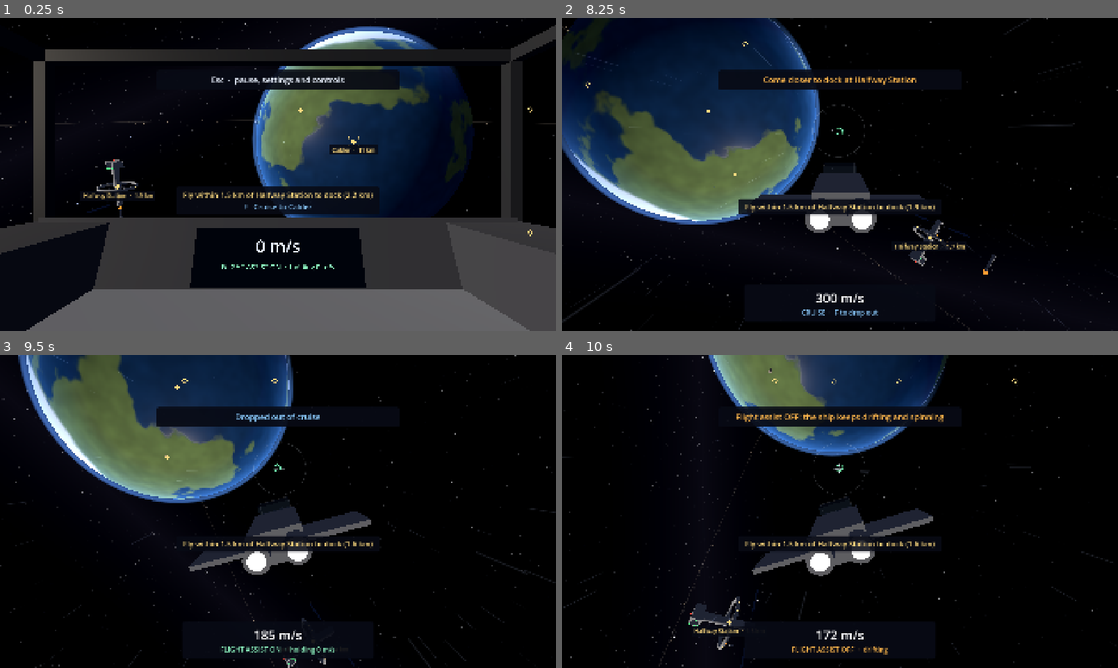
Above: before the commit, frames 1-4 (two rows, left to right).
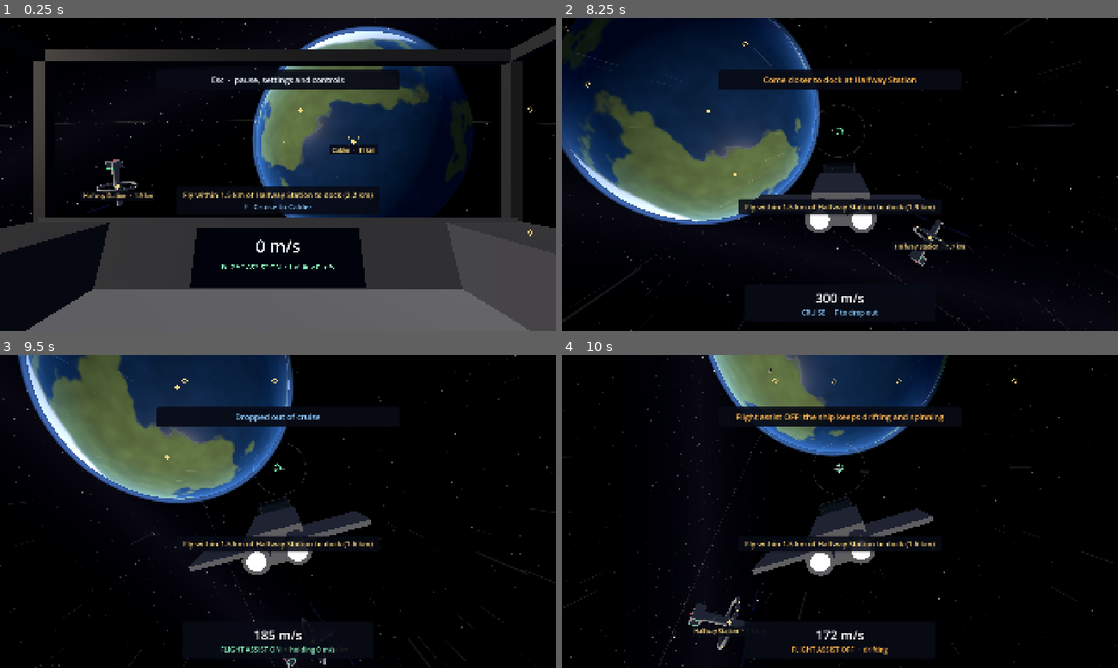
Above: after the commit, the same moments.

Repository: ggbillyjoe3526/praesepe
Game: Godot game, scene res://game/main/main.tscn
The game is run twice, just before and just after one commit, with the same random seed, the same clock (stepped at 60 frames per second) and the same inputs.
Inputs (mouse positions are in pixels of both pictures, inside the frame that each line leads up to):
- Up to frame 1 (0.25 s): no input
- Up to frame 2 (8.25 s): tap Enter at 0.5, 6.6 s; move the mouse to (834, 180) at 0.52 s; hold G (dock) 0.53-1.28 s; hold S (thrust_back) 0.53-2.78 s; click (834, 180) at 0.67 s; move the mouse to (878, 177) at 1.27 s; tap X (full_stop) at 1.35 s; move the mouse to (795, 171) at 2.02 s; hold Z (toggle_assist) 2.03-2.78 s; move the mouse to (845, 174) at 2.77 s; hold Q (roll_left) 2.78-3.53 s; tap V (toggle_camera) at 2.85 s; click (845, 174) at 2.92 s; move the mouse to (817, 168) at 3.52 s; hold F (toggle_cruise) 3.53-4.28 s; hold S (thrust_back) 3.53-5.78 s; move the mouse to (867, 174) at 4.27 s; tap O (toggle_orbit) at 4.35 s; move the mouse to (812, 174) at 5.02 s; hold Shift 5.03-5.78 s; click (812, 174) at 5.17 s; move the mouse to (851, 168) at 5.77 s; hold E (roll_right) 5.78-6.53 s; tap Alt at 5.85 s; move the mouse to (834, 180) at 6.52 s; hold S (thrust_back) from 6.53 s (still down); move the mouse to (878, 177) at 7.27 s; tap Keypad Enter at 7.35 s; click (878, 177) at 7.42 s; move the mouse to (795, 171) at 8.02 s; hold G (dock) from 8.03 s (still down)
- Up to frame 3 (9.5 s): move the mouse to (283, 511) at 8.77 s; release S (thrust_back) at 8.78 s; release G (dock) at 8.78 s; hold Q (roll_left) from 8.78 s (still down); tap X (full_stop) at 8.85 s
- Up to frame 4 (10 s): move the mouse to (817, 505) at 9.52 s; release Q (roll_left) at 9.53 s; hold S (thrust_back) from 9.53 s (still down); hold Z (toggle_assist) from 9.53 s (still down); click (817, 505) at 9.67 s

The runs differ from the first frame. In frame 1, less than 0.1% of the frame differs, in the area x 21-23%, y 57-64%; in frame 2, less than 0.1%, in the area x 67-79%, y 68-82%; in frame 3, less than 0.1%; in frame 4, less than 0.1%.

Commit message:
Remove the three prototype buoys near the start
The grey posts with an orange lamp between the start point and Halfway
Station were left over from the first flight test, when the sky was
empty. William asked for them to go. Drops buoy.tscn and the Buoys
nodes from the solar system scene, and the mentions in README, the
design doc (with a decisions log line), the unreleased changelog note
and a chase camera comment.

Co-Authored-By: Claude Opus 5.5 (1M context) <noreply@anthropic.com>
Claude-Session: https://claude.ai/code/session_01LNTLBjPtt4CGxqoKKqkHnG

Diff:
--- a/game/camera/chase_camera.gd
+++ b/game/camera/chase_camera.gd
@@ -4,7 +4,7 @@
 ## looks down at it a little, but turns a moment behind the ship (CameraTuning.chase_lag), so a turn shows as the ship
 ## swinging ahead of the camera. With flight assist off it leans toward where the ship is really moving, so a drift
 ## stays readable; the lean eases in and out when assist changes, and fades away as the ship moves backwards, so a spin
-## never flips it from side to side. Something between the camera and the ship (a buoy, a station wall) pulls the
+## never flips it from side to side. Something between the camera and the ship (an asteroid, a station wall) pulls the
 ## camera in at once, never through it; it eases back out once the way is clear. ShipCameras sets it up and calls
 ## place() every frame while it is the view.
 
--- a/game/system/solar_system.tscn
+++ b/game/system/solar_system.tscn
@@ -9,7 +9,6 @@
 [ext_resource type="PackedScene" path="res://game/system/greybox_station.tscn" id="7_station"]
 [ext_resource type="PackedScene" path="res://game/system/greybox_base.tscn" id="8_base"]
 [ext_resource type="Resource" path="res://game/system/shingle_belt.tres" id="9_belt_tuning"]
-[ext_resource type="PackedScene" path="res://game/world/buoy.tscn" id="10_buoy"]
 
 [sub_resource type="ShaderMaterial" id="Mat_calder"]
 shader = ExtResource("4_surface")
@@ -106,17 +105,6 @@
 radius = 0.0
 drop_distance = 1500.0
 
-[node name="Buoys" type="Node3D" parent="."]
-
-[node name="Buoy1" parent="Buoys" instance=ExtResource("10_buoy")]
-transform = Transform3D(1, 0, 0, 0, 1, 0, 0, 0, 1, 16910, 1490, -1190)
-
-[node name="Buoy2" parent="Buoys" instance=ExtResource("10_buoy")]
-transform = Transform3D(1, 0, 0, 0, 1, 0, 0, 0, 1, 16585, 1365, -765)
-
-[node name="Buoy3" parent="Buoys" instance=ExtResource("10_buoy")]
-transform = Transform3D(1, 0, 0, 0, 1, 0, 0, 0, 1, 16260, 1240, -340)
-
 [node name="Start" type="Marker3D" parent="."]
 transform = Transform3D(1, 0, 0, 0, 1, 0, 0, 0, 1, 17300, 1700, -1700)
 
--- a/game/world/buoy.tscn
+++ /dev/null
@@ -1,43 +0,0 @@
-[gd_scene load_steps=7 format=3]
-
-[sub_resource type="StandardMaterial3D" id="Mat_post"]
-albedo_color = Color(0.5, 0.52, 0.56, 1)
-roughness = 0.8
-
-[sub_resource type="StandardMaterial3D" id="Mat_lamp"]
-shading_mode = 0
-albedo_color = Color(1, 0.62, 0.2, 1)
-
-[sub_resource type="CylinderMesh" id="Mesh_post"]
-material = SubResource("Mat_post")
-top_radius = 1.5
-bottom_radius = 2.5
-height = 24.0
-
-[sub_resource type="SphereMesh" id="Mesh_lamp"]
-material = SubResource("Mat_lamp")
-radius = 3.0
-height = 6.0
-
-[sub_resource type="CylinderShape3D" id="Shape_post"]
-height = 24.0
-radius = 2.5
-
-[sub_resource type="SphereShape3D" id="Shape_lamp"]
-radius = 3.0
-
-[node name="Buoy" type="StaticBody3D"]
-
-[node name="PostShape" type="CollisionShape3D" parent="."]
-shape = SubResource("Shape_post")
-
-[node name="LampShape" type="CollisionShape3D" parent="."]
-transform = Transform3D(1, 0, 0, 0, 1, 0, 0, 0, 1, 0, 14, 0)
-shape = SubResource("Shape_lamp")
-
-[node name="Post" type="MeshInstance3D" parent="."]
-mesh = SubResource("Mesh_post")
-
-[node name="Lamp" type="MeshInstance3D" parent="."]
-transform = Transform3D(1, 0, 0, 0, 1, 0, 0, 0, 1, 0, 14, 0)
-mesh = SubResource("Mesh_lamp")
Not shown: 1 places in game/system/solar_system.tscn that only renumber resources
Not shown, changed: DESIGN.md
Not shown, changed: README.md
Not shown, changed: changelog.d/flight-in-an-empty-sky.md
